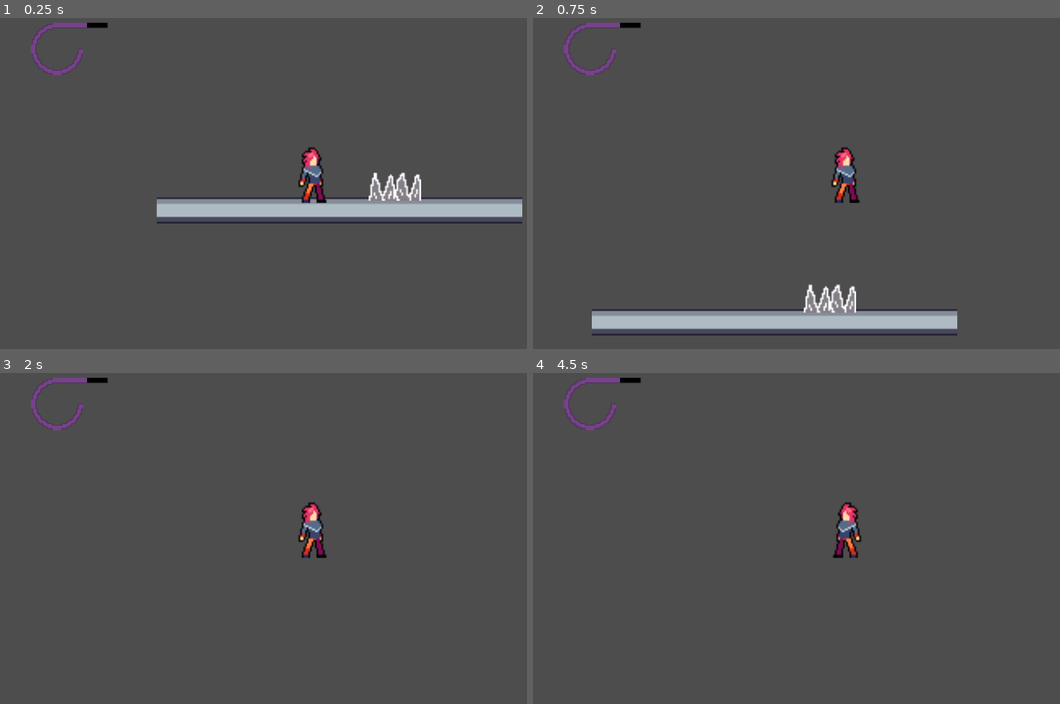
Above: before the commit, frames 1-4 (two rows, left to right).
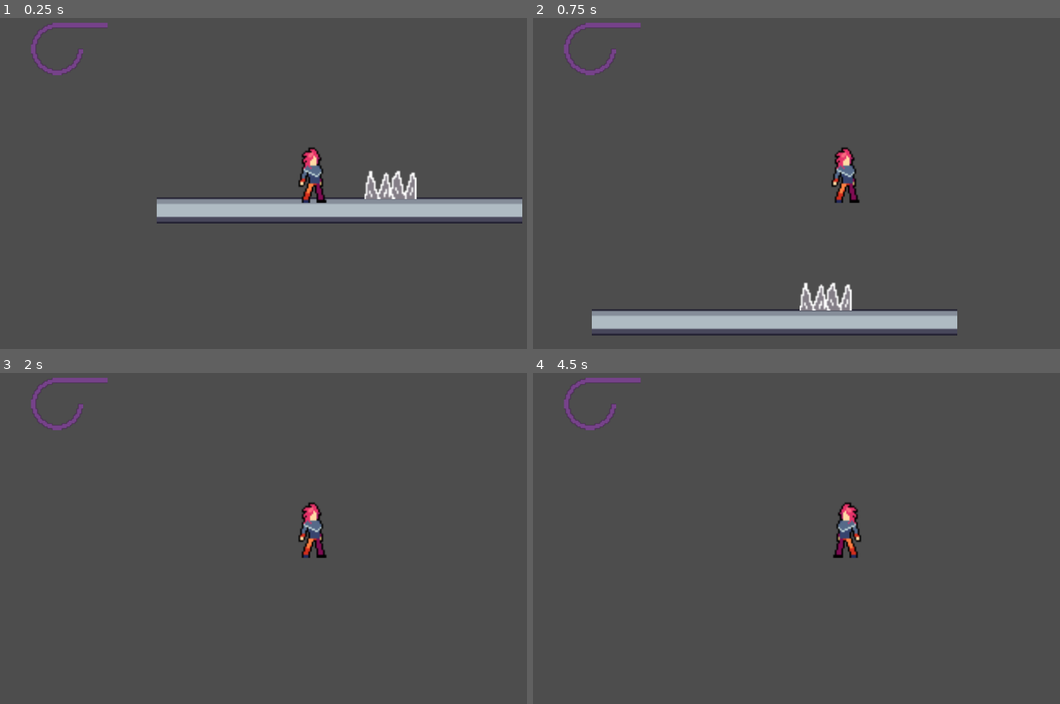
Above: after the commit, the same moments.

Repository: BoiLudens/Metroidvania_GameJam
Game: Godot game, scene res://levels/debug_land.tscn
Same seed, same stepped clock (60 frames per second), same inputs: the game is played once before the commit and once after it.
Inputs:
- Up to frame 1 (0.25 s): no input
- Up to frame 2 (0.75 s): tap Enter (ui_accept) at 0.5 s; hold Right (ui_right) from 0.53 s (still down)
- Up to frame 3 (2 s): keep holding Right (ui_right); tap Enter (ui_accept) at 0.77, 1.52 s
- Up to frame 4 (4.5 s): tap Enter (ui_accept) at 2, 2.75, 3.02, 3.5, 3.77, 4.25 s; release Right (ui_right) at 2.03 s; hold Left (ui_left) 2.03-2.78 s; hold Right (ui_right) 2.78-4.28 s; hold Left (ui_left) from 4.28 s (still down)

The runs differ from the first frame. In frame 1, 0.7% of the frame differs, in the area x 16-80%, y 1-56%; in frame 2, 0.7%, in the area x 16-62%, y 1-90%; in frame 3, less than 0.1%; in frame 4, less than 0.1%.

Commit message:
adding more functionality to trap

Diff:
--- a/levels/debug_land.tscn
+++ b/levels/debug_land.tscn
@@ -1,9 +1,9 @@
-[gd_scene load_steps=8 format=3 uid="uid://c7l7vbneo5swm"]
+[gd_scene load_steps=7 format=3 uid="uid://c7l7vbneo5swm"]
 
 [ext_resource type="PackedScene" uid="uid://4rxh5sdqrq0n" path="res://prefabs/characters/health_bar.tscn" id="1_f3n6p"]
 [ext_resource type="Texture2D" uid="uid://c8sgyqog117gt" path="res://sprites/terrain/Terrain (16x16).png" id="2_hgd5v"]
 [ext_resource type="PackedScene" uid="uid://bi45eew7uaca1" path="res://prefabs/characters/player.tscn" id="2_woqcb"]
-[ext_resource type="Texture2D" uid="uid://x4n6yny511gu" path="res://sprites/traps/Spike.png" id="4_woqlg"]
+[ext_resource type="PackedScene" uid="uid://fjxr35u7u4tk" path="res://prefabs/traps/spike.tscn" id="4_psh6k"]
 
 [sub_resource type="TileSetAtlasSource" id="TileSetAtlasSource_8pl66"]
 texture = ExtResource("2_hgd5v")
@@ -468,9 +468,6 @@
 physics_layer_0/collision_layer = 1
 sources/1 = SubResource("TileSetAtlasSource_8pl66")
 
-[sub_resource type="RectangleShape2D" id="RectangleShape2D_vxc5x"]
-size = Vector2(32, 18)
-
 [node name="Debug Land" type="Node2D"]
 
 [node name="CanvasLayer" type="CanvasLayer" parent="."]
@@ -492,14 +489,7 @@
 [node name="RemoteTransform2D" type="RemoteTransform2D" parent="Player"]
 remote_path = NodePath("../../Camera2D")
 
-[node name="Spike" type="StaticBody2D" parent="."]
-position = Vector2(50, -14)
-
-[node name="Spike" type="Sprite2D" parent="Spike"]
-texture = ExtResource("4_woqlg")
-
-[node name="CollisionShape2D" type="CollisionShape2D" parent="Spike"]
-position = Vector2(-0.562, 7)
-shape = SubResource("RectangleShape2D_vxc5x")
+[node name="Spike" parent="." instance=ExtResource("4_psh6k")]
 
 [connection signal="hit" from="Player" to="CanvasLayer/Health Bar" method="_on_player_hit"]
+[connection signal="hurt_player" from="Spike" to="Player" method="_on_spike_hurt_player"]
--- a/prefabs/characters/player.tscn
+++ b/prefabs/characters/player.tscn
@@ -1,7 +1,8 @@
-[gd_scene load_steps=10 format=3 uid="uid://bi45eew7uaca1"]
+[gd_scene load_steps=11 format=3 uid="uid://bi45eew7uaca1"]
 
 [ext_resource type="Script" path="res://scripts/characters/player.gd" id="1_lt4bi"]
 [ext_resource type="Texture2D" uid="uid://d1ng8pigmggtg" path="res://sprites/characters/punk/Punk_idle.png" id="1_y0ooo"]
+[ext_resource type="Script" path="res://scripts/characters/hitbox.gd" id="3_0d4jq"]
 
 [sub_resource type="CapsuleShape2D" id="CapsuleShape2D_dl216"]
 
@@ -44,9 +45,10 @@
 playing = true
 
 [node name="HitBox" type="Area2D" parent="."]
+script = ExtResource("3_0d4jq")
 
 [node name="CollisionShape2D" type="CollisionShape2D" parent="HitBox"]
 position = Vector2(0, 1.5)
 shape = SubResource("RectangleShape2D_2mcup")
 
-[connection signal="body_entered" from="HitBox" to="." method="_on_hit_box_body_entered"]
+[connection signal="hit_player" from="HitBox" to="." method="_on_hit_box_hit_player"]
--- /dev/null
+++ b/prefabs/traps/spike.tscn
@@ -0,0 +1,30 @@
+[gd_scene load_steps=5 format=3 uid="uid://fjxr35u7u4tk"]
+
+[ext_resource type="Script" path="res://scripts/traps/spike.gd" id="1_ra31h"]
+[ext_resource type="Texture2D" uid="uid://x4n6yny511gu" path="res://sprites/traps/Spike.png" id="2_iuxts"]
+
+[sub_resource type="RectangleShape2D" id="RectangleShape2D_vxc5x"]
+size = Vector2(32, 15)
+
+[sub_resource type="RectangleShape2D" id="RectangleShape2D_irxnc"]
+size = Vector2(32, 2)
+
+[node name="Spike" type="Node2D"]
+position = Vector2(47.173, -15.154)
+script = ExtResource("1_ra31h")
+
+[node name="Spike Sprite" type="Sprite2D" parent="."]
+texture = ExtResource("2_iuxts")
+
+[node name="Static Box" type="StaticBody2D" parent="."]
+position = Vector2(0, 8.677)
+
+[node name="CollisionShape2D" type="CollisionShape2D" parent="Static Box"]
+shape = SubResource("RectangleShape2D_vxc5x")
+
+[node name="Hurt Box" type="Area2D" parent="."]
+
+[node name="CollisionShape2D" type="CollisionShape2D" parent="Hurt Box"]
+shape = SubResource("RectangleShape2D_irxnc")
+
+[connection signal="area_entered" from="Hurt Box" to="." method="_on_hurt_box_area_entered"]
--- /dev/null
+++ b/scripts/characters/hitbox.gd
@@ -0,0 +1,16 @@
+extends Area2D
+
+signal hit_player
+
+
+# Called when the node enters the scene tree for the first time.
+func _ready():
+	pass # Replace with function body.
+
+
+# Called every frame. 'delta' is the elapsed time since the previous frame.
+func _process(delta):
+	pass
+
+func hurt_player(damage):
+	emit_signal("hurt_player")
--- a/scripts/characters/player.gd
+++ b/scripts/characters/player.gd
@@ -34,11 +34,10 @@
 		velocity.x = move_toward(velocity.x, 0, SPEED)
 
 	move_and_slide()
-	for i in get_slide_collision_count():
-		var collision = get_slide_collision(i)
-		print("Collided with: ", collision)
+
+#func _on_hit_box_hit_player():
+	#emit_signal("hit", 10)
 
 
-
-func _on_hit_box_body_entered(body):
+func _on_spike_hurt_player(damage):
 	emit_signal("hit", 10)
--- /dev/null
+++ b/scripts/traps/spike.gd
@@ -0,0 +1,18 @@
+extends Node2D
+
+signal hurt_player(damage)
+
+# Called when the node enters the scene tree for the first time.
+func _ready():
+	pass # Replace with function body.
+
+
+# Called every frame. 'delta' is the elapsed time since the previous frame.
+func _process(delta):
+	pass
+
+
+func _on_hurt_box_area_entered(area):
+	print(area.name)
+	if (area.name == "HitBox"):
+		emit_signal("hurt_player", 10)
